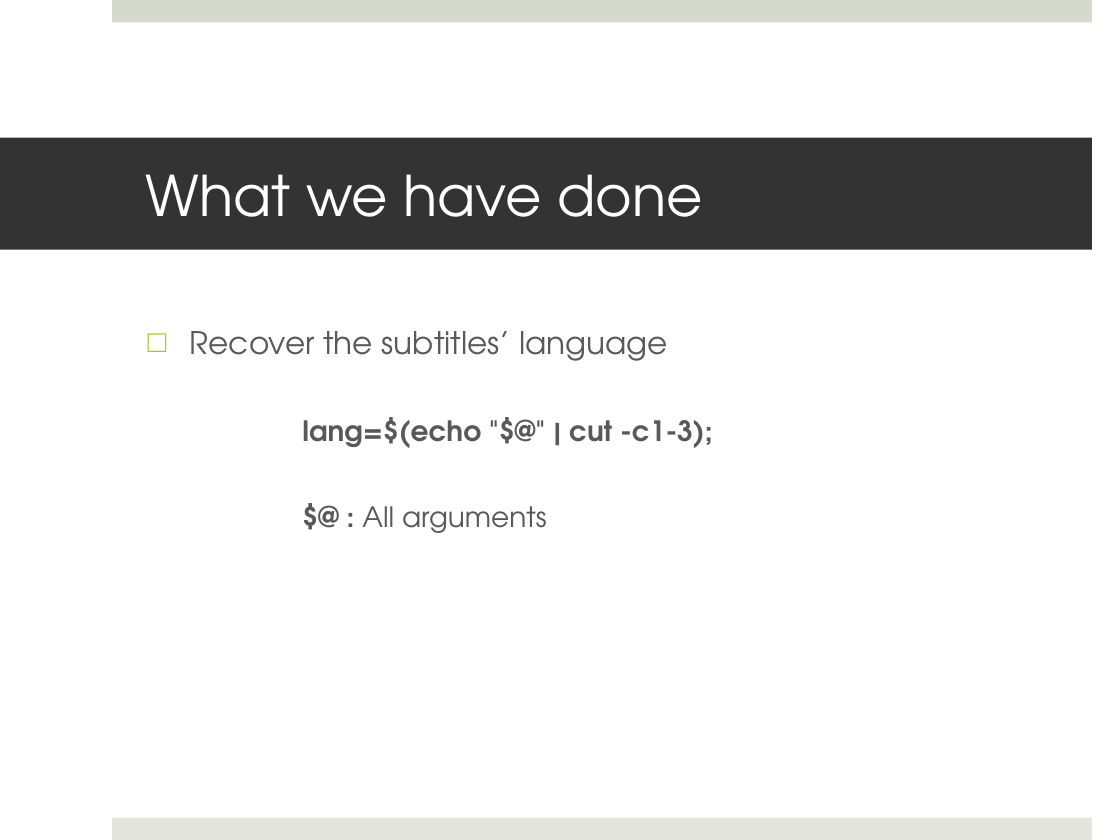
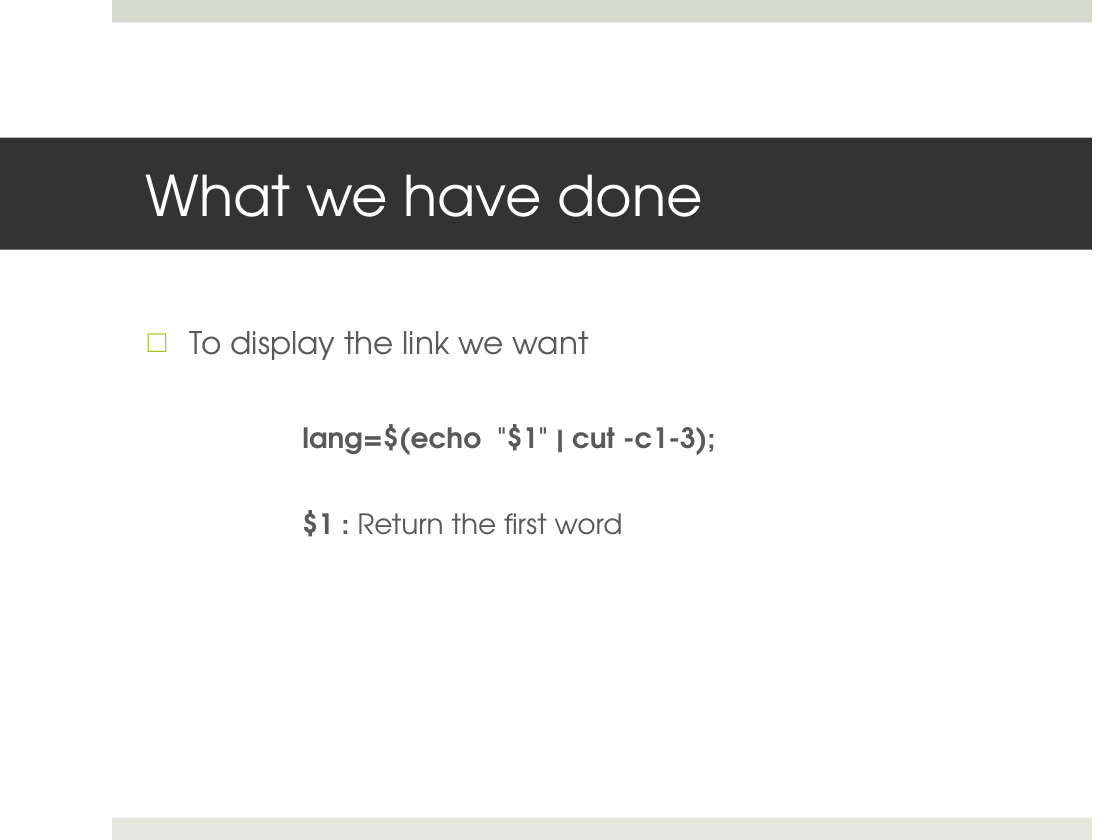
Before and after one commit to kiago/isepse2014, a slide deck: slide 6 of projects/subtitles/Subtitles 2605.pptx. Drawn at 1120x840 pixels with LibreOffice and Linux fonts; fonts in the diff are those of the drawing. Boxes give left, top, right and bottom in pixels: in the first picture for what was removed or moved away, otherwise in the second. Text is boxed around its words. In the diff, an @@ line names an element or a change of style, - is before the commit and + after.

Commit message:
update presentation

```diff
--- a/projects/subtitles/Subtitles 2605.pptx
+++ b/projects/subtitles/Subtitles 2605.pptx
@@ text at (x1=190, y1=331, x2=715, y2=537): text changed @@
-□ Recover the subtitles’ language
-  lang=$(echo "$@" | cut -c1-3);
-  $@ : All arguments
+□ To display the link we want
+  lang=$(echo "$1" | cut -c1-3);
+  $1 : Return the first word
```
Also in this commit, not shown: 1 other slide changed.
